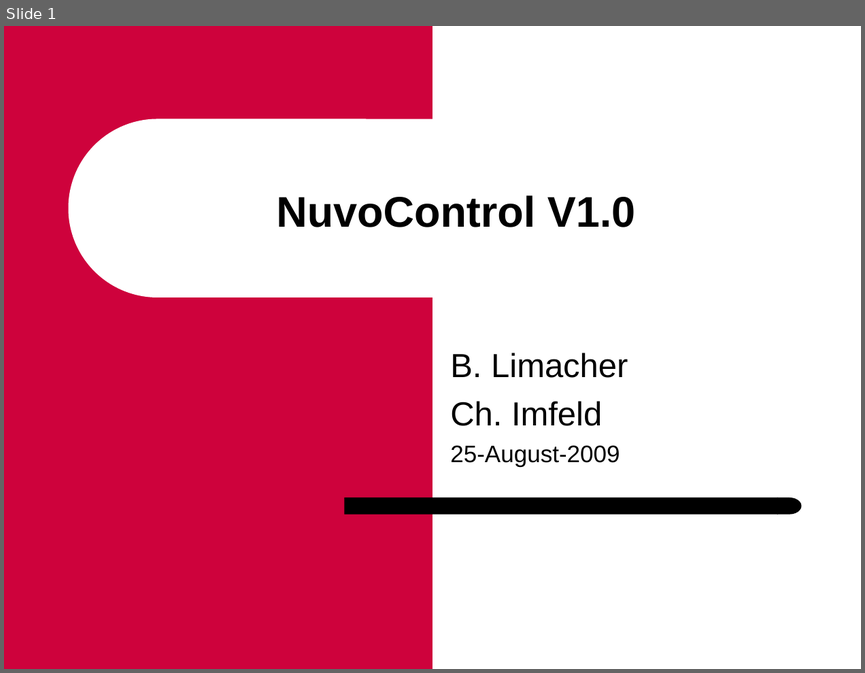
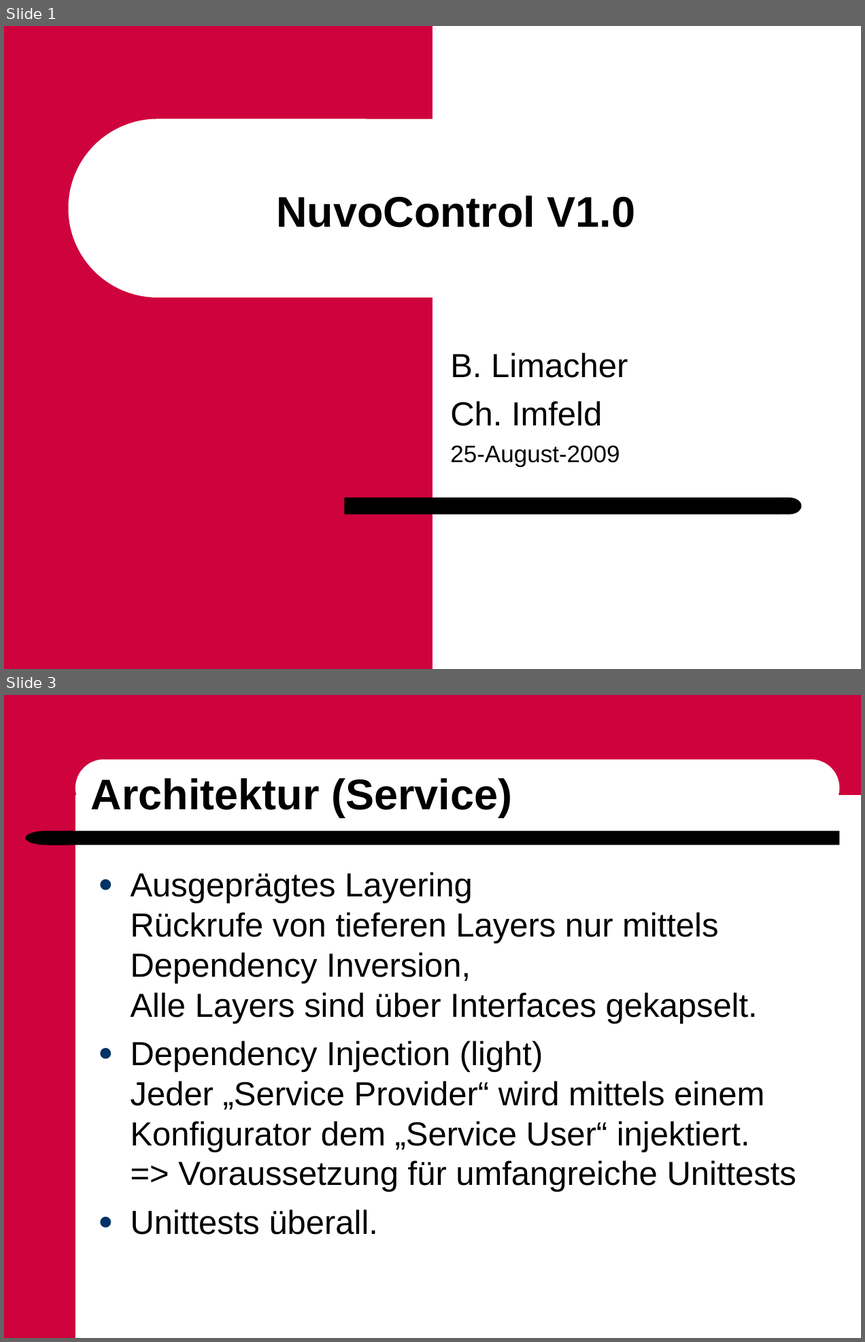
Before and after one commit to ImfeldC/NuvoControl, a slide deck: UserDocumentation/NuvoContro_7100_ProjektPräsentation.ppt. Shown one above the other, each under a label of ours: slide 1 before the commit, slides 1 and 3 after it; the slides between them are not shown. The pictures are 865x673 and 865x1342 pixels, drawn with LibreOffice and Linux fonts; fonts in the diff are those of the drawing; background and template pictures are left out. Boxes give left, top, right and bottom in pixels: in the first picture for what was removed or moved away, otherwise in the second. Text is boxed around its words. In the diff, an @@ line names an element or a change of style, - is before the commit and + after.

```diff
--- a/UserDocumentation/NuvoContro_7100_ProjektPräsentation.ppt
+++ b/UserDocumentation/NuvoContro_7100_ProjektPräsentation.ppt
@@ slide 3 added at box(4, 695, 861, 1338), background #FFFFFF @@
@@ rectangle added at box(4, 695, 75, 1338), fill #CE023C @@
@@ rectangle added at box(68, 695, 861, 795), fill #CE023C @@
@@ rounded rectangle added at box(75, 759, 839, 817), fill #FFFFFF @@
@@ title added at box(91, 778, 512, 817), 36 pt, text #000000, bold @@
+Architektur (Service)
@@ flow chart delay added at box(26, 830, 69, 845), fill #000000 @@
@@ rounded rectangle added at box(67, 830, 839, 845), fill #000000 @@
@@ text added at box(130, 872, 796, 1234), 28 pt, text #000000 @@
+● Ausgeprägtes Layering
+  Rückrufe von tieferen Layers nur mittels Dependency Inversion,
+  Alle Layers sind über Interfaces gekapselt.
+● Dependency Injection (light)
+  Jeder „Service Provider“ wird mittels einem Konfigurator dem „Service User“ injektiert.
+  => Voraussetzung für umfangreiche Unittests
+● Unittests überall.
```
Also in this commit, not shown: 5 other slides added, 1 slide removed.
